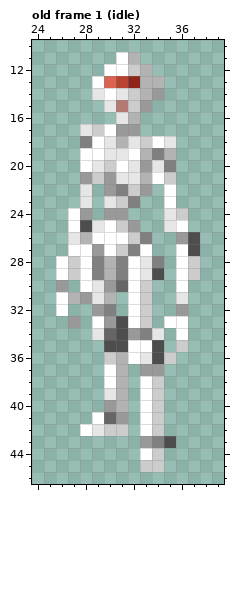
Pixel-art file: art/sprites/characters/robot.aseprite. Above is the file before it was changed.
64x64 pixels, 1 frame. Shown: old frame 1 (idle): x 24..39, y 10..46. The commit also changed other frames, which this record leaves out.
After:
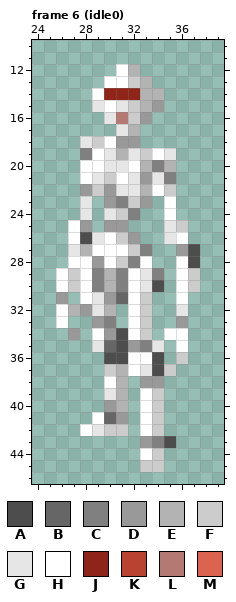
Palette (. is transparent): A #4d4d4d  B #666666  C #808080  D #999999  E #b3b3b3  F #cccccc  G #e6e6e6  H #ffffff  J #8e2518  K #b94231  L #b47972  M #dc634f
A new or re-ordered frame is compared with the old frame closest to it.
Message: character animations and lineart
The edit:
frames 1 -> 11
layer "eyes" added
--- frame 6 (idle0) is new; against old frame 1 (idle), layers "eyes", "character"
@@ x 24..39 @@
 10 ................
-11 .......HE.......
-12 ......HHFE......
-13 .....HMKJEE.....
-14 .....GHGFED.....
-15 ......GLFD......
-16 .......GE.......
-17 ....GFHDD.......
-18 ....CHGEGFHG....
-19 ....HHGGHECE....
-20 ....HGFHGDGC....
-21 ....DFDGGEHF....
-22 ....G.DCFD.H....
-23 ....G.GFC..H....
-24 ...HD.DD...GF...
-25 ...HAGHFD..GH...
-26 ...GEHHHFC..DA..
-27 ...HHDHFCH..HA..
-28 ..HFHCECHGC.HF..
-29 ..HFHCECHGA.HF..
-30 ..D.HGDBHF..H...
-31 ..HEDGE.HF..G...
-32 ..H..DC.HF..D...
-33 ...D.HDAHF.HH...
-34 .....GBADCG.H...
-35 ......AAHHA.F...
-36 ......FEHGAF....
-37 ......HE.DD.....
-38 ......HE.HF.....
+11 ................
+12 .......HE.......
+13 ......HHFE......
+14 .....HJJJEE.....
+15 .....GHGFED.....
+16 ......GLFD......
+17 .......GE.......
+18 ....GFHDD.......
+19 ....CHGEGFHG....
+20 ....HHGGHECE....
+21 ....HGFHGDGC....
+22 ....DFDGGEHF....
+23 ....G.DCFD.H....
+24 ....G.GFC..H....
+25 ...HD.DD...GF...
+26 ...HAGHFD..GH...
+27 ...GEHHHFC..DA..
+28 ...HHDHFCH..HA..
+29 ..HFHCECHGC.HF..
+30 ..HFHCECHGA.HF..
+31 ..D.HGDBHF..H...
+32 ..HEDGE.HF..G...
+33 ..H..DC.HF..D...
+34 ...D.HDAHF.HH...
+35 .....GBADCG.H...
+36 ......AAHHA.F...
+37 ......FEHGAF....
+38 ......HE.DD.....
 39 ......GE.HF.....
Changed places in both pictures, as pixel boxes (x1, y1, x2, y2):
changed: (56, 52, 200, 388)
